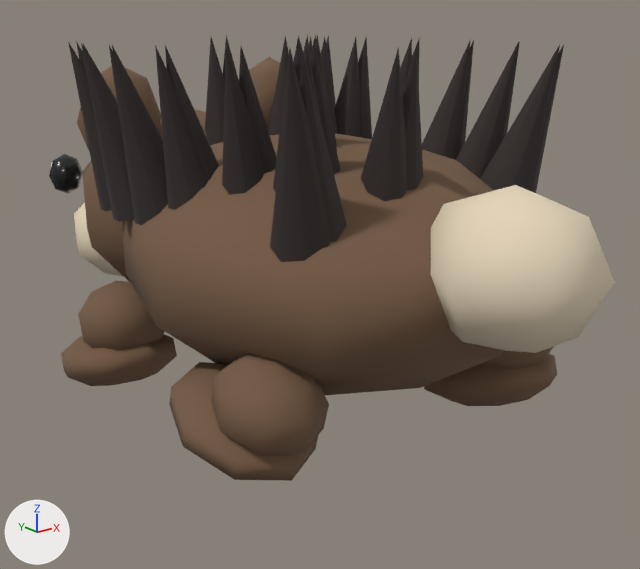
The glTF model public/models/hedgehog-low.glb as it was, and as the next commit left it.
One viewpoint serves both versions: a camera (50 mm lens) standing at (-1.184, -1.541, 0.857) and looking at (0.08, 0.039, 0.225). Every picture has the same lights, and +X, +Y and +Z are marked at lower left. The picture after the commit comes second. Both versions are drawn at frame 15 of the action 'run'; the numbers are the values there.

Before the edit, the objects in view are built like this:
```python
me_mesh_6 = bpy.data.meshes.new('Mesh_6')
me_mesh_6.from_pydata(...)  # 23 vertices, 36 faces; spans x -1.0..1.0, y -0.87..0.87, z -1.0..1.0
me_mesh_6.materials.append(mat_fur_light)  # beige #e7d7bb
ob_legbl = bpy.data.objects.new('LegBL', None)
ob_legbl.parent = ob_visual
ob_legbl.location = (-0.31, -0.319, 0.23)
ob_legbl.rotation_euler = (0.275, 0.0, 0.0)  # degrees (16, 0, 0)
ob_legbr = bpy.data.objects.new('LegBR', None)
ob_legbr.parent = ob_visual
ob_legbr.location = (0.31, -0.319, 0.23)
ob_legbr.rotation_euler = (-0.275, 0.0, 0.0)  # degrees (-16, 0, 0)
ob_legfl = bpy.data.objects.new('LegFL', None)
ob_legfl.parent = ob_visual
ob_legfl.location = (-0.31, 0.319, 0.23)
ob_legfl.rotation_euler = (-0.275, 0.0, 0.0)  # degrees (-16, 0, 0)
ob_tail = bpy.data.objects.new('Tail', me_mesh_6)
ob_tail.parent = ob_visual
ob_tail.location = (0.0, -0.59, 0.42)
ob_tail.scale = (0.16, 0.18, 0.15)
ob_visual = bpy.data.objects.new('Visual', None)
ob_visual.parent = ob_hedgehog
ob_visual.location = (0.0, 0.0, 0.0)
# also in view: 'Muzzle' at (0.0, 0.808, 0.225); 'Eye-1' at (0.0, 0.751, 0.426); 'Body' at (0.0, -0.06, 0.34); 'Skull' at (0.0, 0.5, 0.421); 'Spine0' at (0.0, -0.013, 0.604)
```
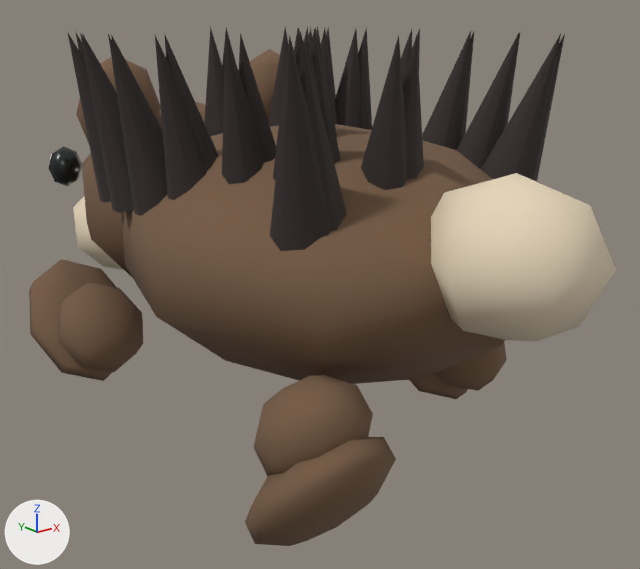
ob_visual is not drawn itself; it is the parent of ob_body, ob_head, ob_tail, ob_legfl, ob_legbl, ob_legfr, ob_legbr, ob_spine0.
ob_legfl is not drawn itself; it is the parent of ob_legfllimb.
ob_legbl is not drawn itself; it is the parent of ob_legbllimb.
ob_legbr is not drawn itself; it is the parent of ob_legbrlimb.

Location of each change, (x1, y1, x2, y2) in pixels of the pictures (640 x 569 px):
```json
{"object": "Spine0", "change": "moved", "before": [68, 34, 564, 262], "after": [68, 26, 565, 251]}
{"object": "Body", "change": "moved", "before": [122, 134, 504, 395], "after": [121, 124, 505, 384]}
{"object": "LegBLLimb", "change": "moved, turned", "before": [169, 354, 329, 481], "after": [245, 375, 396, 546]}
{"object": "Tail", "change": "moved", "before": [430, 185, 615, 353], "after": [431, 173, 616, 341]}
{"object": "LegFLLimb", "change": "moved, turned", "before": [61, 281, 177, 386], "after": [29, 259, 143, 381]}
{"object": "LegBRLimb", "change": "moved, turned", "before": [424, 346, 557, 406], "after": [410, 343, 507, 399]}
{"object": "Skull", "change": "moved", "before": [77, 57, 280, 282], "after": [76, 49, 280, 277]}
{"object": "Muzzle", "change": "moved", "before": [74, 203, 123, 276], "after": [73, 197, 124, 270]}
{"object": "Eye-1", "change": "moved", "before": [49, 154, 82, 193], "after": [49, 146, 82, 186]}
```

The change, as JSON lines over the scene's bpy script:
```json
{"op": "set", "path": "ob_visual.location", "old": "(0.0, 0.0, 0.0)", "new": "(0.0, 0.0, 0.02)"}
{"op": "set", "path": "ob_legfl.location", "old": "(-0.31, 0.319, 0.23)", "new": "(-0.31, 0.366, 0.132)"}
{"op": "set", "path": "ob_legfl.rotation_euler", "old": "(-0.275, 0.0, 0.0)", "new": "(0.808, 0.0, 0.0)", "note": "degrees (-16, 0, 0) -> degrees (46, 0, 0)"}
{"op": "set", "path": "ob_legbl.location", "old": "(-0.31, -0.319, 0.23)", "new": "(-0.31, -0.367, 0.179)"}
{"op": "set", "path": "ob_legbl.rotation_euler", "old": "(0.275, 0.0, 0.0)", "new": "(-0.824, 0.0, 0.0)", "note": "degrees (16, 0, 0) -> degrees (-47, 0, 0)"}
{"op": "set", "path": "ob_legbr.location", "old": "(0.31, -0.319, 0.23)", "new": "(0.31, -0.272, 0.132)"}
{"op": "set", "path": "ob_legbr.rotation_euler", "old": "(-0.275, 0.0, 0.0)", "new": "(0.808, 0.0, 0.0)", "note": "degrees (-16, 0, 0) -> degrees (46, 0, 0)"}
```
